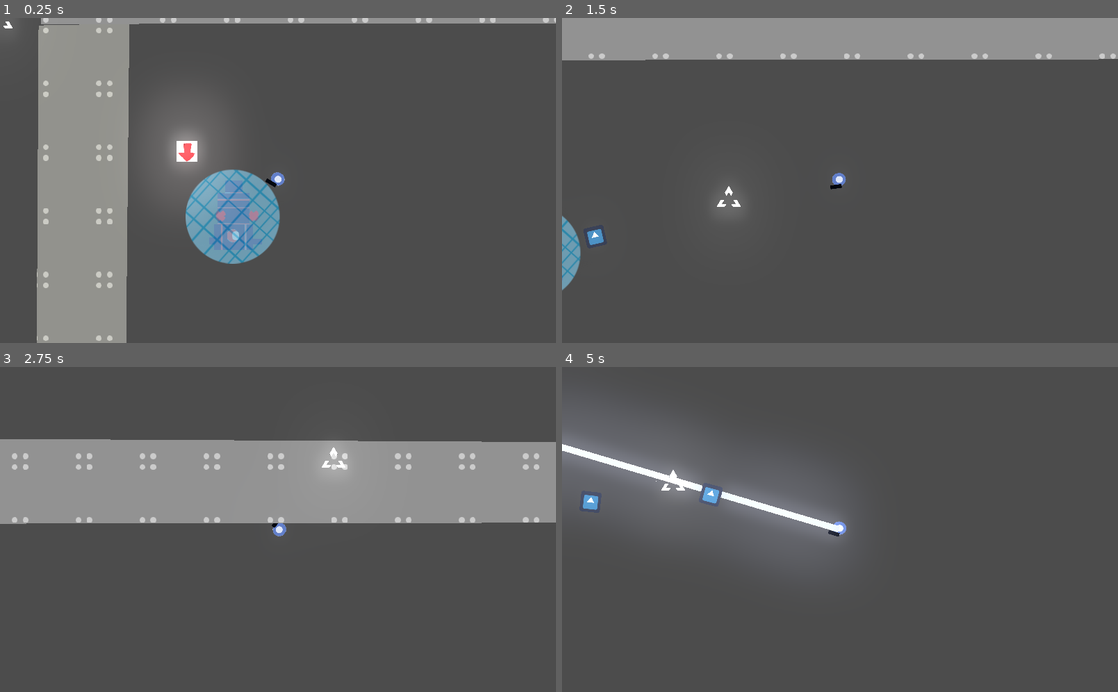
Above: before the commit, frames 1-4 (two rows, left to right).
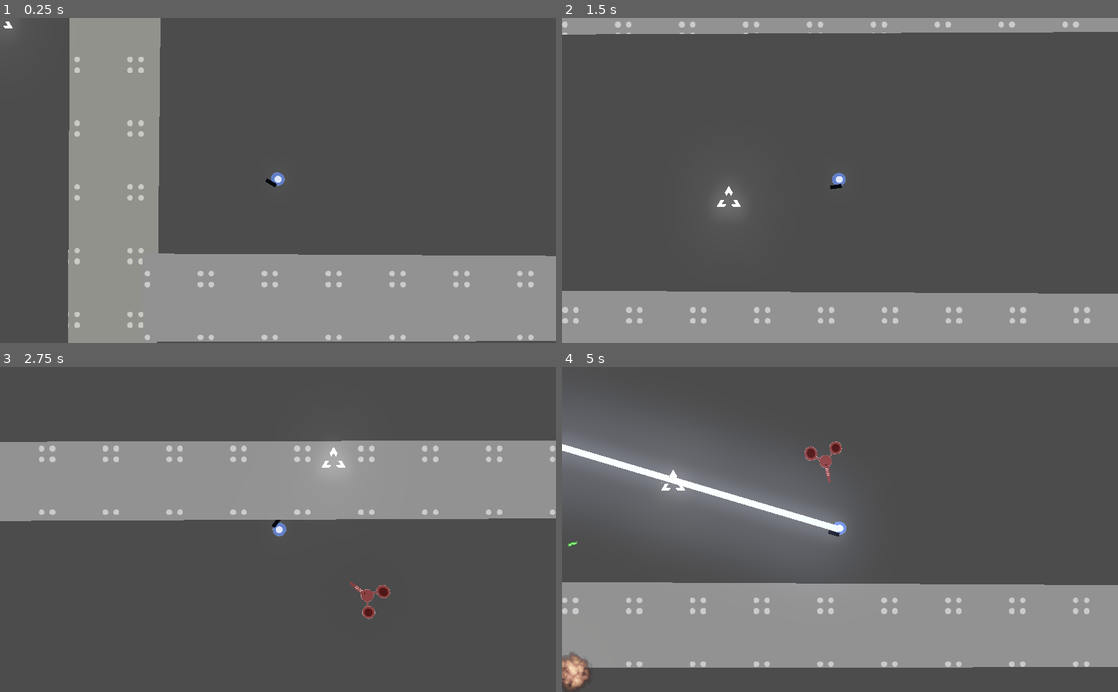
Above: after the commit, the same moments.

Repository: jnrdrgz/BadDrones
Game: Godot game, scene res://Game/Levels/Floor3.tscn
Two runs of this game, one before a commit and one after it. Both use one fixed random seed, a clock stepped at 60 frames per second and the inputs below. This scene is started directly instead of the project's main scene. The engine's default icon, where the game draws it, is replaced by a stand-in: a white triangle on a blue panel in a dark square.
Inputs (mouse positions are in pixels of both pictures, inside the frame that each line leads up to):
- Up to frame 1 (0.25 s): no input
- Up to frame 2 (1.5 s): tap Enter at 0.5, 0.8, 1.35 s; move the mouse to (962, 164) at 0.52 s; press the mouse at (962, 164) at 0.53 s; hold W (move_up) 0.53-1.28 s; move the mouse to (728, 196) at 1.27 s; release the mouse at (728, 196) at 1.28 s; hold S (move_down) from 1.28 s (still down)
- Up to frame 3 (2.75 s): click (166, 545) at 1.55 s; move the mouse to (333, 458) at 2.02 s; release S (move_down) at 2.03 s; press the mouse at (333, 458) at 2.03 s; hold W (move_up) from 2.03 s (still down); tap Enter at 2.3 s
- Up to frame 4 (5 s): move the mouse to (812, 594) at 2.77 s; release the mouse at (812, 594) at 2.78 s; tap 1 (weapon1) at 2.85 s; click (812, 594) at 3.05 s; move the mouse to (1006, 578) at 3.52 s; release W (move_up) at 3.53 s; hold 2 (weapon2) 3.53-4.28 s; hold S (move_down) from 3.53 s (still down); tap Enter at 3.8, 4.35 s; move the mouse to (673, 480) at 4.27 s; click (673, 480) at 4.55 s

The runs differ from the first frame. In frame 1, 37% of the frame differs, in the area x 6-100%, y 0-100%; in frame 2, 25%; in frame 3, 3.2%; in frame 4, 27%.

Commit message:
casi term

Diff:
--- a/Enemies/Engine/Projectile.gd
+++ b/Enemies/Engine/Projectile.gd
@@ -13,10 +13,11 @@
 	player = get_tree().current_scene.get_node("Player")
 
 func follow_player(delta):
-	var vec_to_player = player.global_position - global_position
-	vec_to_player = vec_to_player.normalized()
-	global_rotation = atan2(vec_to_player.y, vec_to_player.x)
-	var collision = move_and_collide(vec_to_player * MOVE_SPEED * delta)
+	if player:
+		var vec_to_player = player.global_position - global_position
+		vec_to_player = vec_to_player.normalized()
+		global_rotation = atan2(vec_to_player.y, vec_to_player.x)
+		var collision = move_and_collide(vec_to_player * MOVE_SPEED * delta)
 
-	if collision :
-		queue_free()
+		if collision :
+			queue_free()
--- a/Game/BaseEnemy.gd
+++ b/Game/BaseEnemy.gd
@@ -8,6 +8,9 @@
 
 export var health = 3
 var can_move = true
+
+
+
 
 #Shield variables
 var shield_activated = false
--- a/Game/BaseLevel.gd
+++ b/Game/BaseLevel.gd
@@ -38,9 +38,14 @@
 	pass
 
 func _process(delta):
-	if not $Player and not engine_instance.killed:
-		game_ended = true
-		$CanvasLayer/Dead.visible = true
+	if not $Player:
+		if engine_instance:
+			if not engine_instance.killed:
+				game_ended = true
+				$CanvasLayer/Dead.visible = true
+		else:
+			game_ended = true
+			$CanvasLayer/Dead.visible = true
 	if engine_instance:
 		if engine_instance.killed:
 			game_ended = true
--- a/Game/BaseLevel.tscn
+++ b/Game/BaseLevel.tscn
@@ -4,7 +4,7 @@
 [ext_resource path="res://Game/Player.tscn" type="PackedScene" id=2]
 [ext_resource path="res://Game/Aim.tscn" type="PackedScene" id=3]
 [ext_resource path="res://Assets/dead.png" type="Texture" id=4]
-[ext_resource path="res://Assets/win.png" type="Texture" id=5]
+[ext_resource path="res://Assets/portadafinal-m.png" type="Texture" id=5]
 
 [node name="BaseLevel" type="Node2D"]
 script = ExtResource( 1 )
@@ -31,10 +31,12 @@
 
 [node name="Dead" type="Sprite" parent="CanvasLayer"]
 visible = false
-position = Vector2( 320.071, 280.516 )
+position = Vector2( 515.379, 288.373 )
+scale = Vector2( 2.779, 2.9361 )
 texture = ExtResource( 4 )
 
 [node name="Win" type="Sprite" parent="CanvasLayer"]
 visible = false
-position = Vector2( 320.071, 280.516 )
+position = Vector2( 512.351, 297.068 )
+scale = Vector2( 0.293029, 0.239724 )
 texture = ExtResource( 5 )
--- a/Game/Enemy2.gd
+++ b/Game/Enemy2.gd
@@ -1,6 +1,9 @@
 extends "res://Game/BaseEnemy.gd"
 
 onready var projectile_enemy_scene = preload("res://Game/Enemy3.tscn")
+
+var enemies_spawned = 0
+var MAX_ENEMIES = 33
 
 func _ready():
 	._ready()
@@ -18,4 +21,5 @@
 
 func _on_EnemyCreationTimer_timeout():
 	print("enemy created")
-	spawn_enemy()
+	if enemies_spawned < MAX_ENEMIES:
+		spawn_enemy()
--- /dev/null
+++ b/Game/LaserCollectable.gd
@@ -0,0 +1,30 @@
+extends Area2D
+
+var rng = RandomNumberGenerator.new()
+
+enum {GUN,LASER,LIFE}
+
+var type_col = GUN
+
+func _ready():
+	rng.randomize()
+	var n = rng.randi_range(0,3)
+	if n == 0:
+		$GunCol.visible = true
+	elif n == 1:
+		$LifeCol.visible = true
+		type_col = LIFE
+	else:
+		$LasCol.visible = true
+		type_col = LASER
+
+func _on_GeneralCollectable_body_entered(body):
+	if body.is_in_group("player"):
+		if type_col == GUN:
+			body.ammo += 100
+		if type_col == LASER:
+			body.get_node("Laser").ammo += 500
+		else:
+			body.life += 100
+
+		queue_free()
--- /dev/null
+++ b/Game/LaserCollectable.tscn
@@ -0,0 +1,32 @@
+[gd_scene load_steps=6 format=2]
+
+[ext_resource path="res://Assets/guncolect.png" type="Texture" id=1]
+[ext_resource path="res://Assets/lasercolect.png" type="Texture" id=2]
+[ext_resource path="res://Game/LaserCollectable.gd" type="Script" id=3]
+[ext_resource path="res://Assets/lifecol.png" type="Texture" id=4]
+
+[sub_resource type="RectangleShape2D" id=1]
+extents = Vector2( 25.1508, 24.8383 )
+
+[node name="GeneralCollectable" type="Area2D"]
+script = ExtResource( 3 )
+
+[node name="GunCol" type="Sprite" parent="."]
+visible = false
+scale = Vector2( 0.5, 0.5 )
+texture = ExtResource( 1 )
+
+[node name="LasCol" type="Sprite" parent="."]
+visible = false
+scale = Vector2( 0.5, 0.5 )
+texture = ExtResource( 2 )
+
+[node name="CollisionShape2D" type="CollisionShape2D" parent="."]
+shape = SubResource( 1 )
+
+[node name="LifeCol" type="Sprite" parent="."]
+visible = false
+position = Vector2( 0.749519, 1.6837 )
+scale = Vector2( 0.433796, 0.431286 )
+texture = ExtResource( 4 )
+[connection signal="body_entered" from="." to="." method="_on_GeneralCollectable_body_entered"]
--- a/Game/Levels/Floor1.tscn
+++ b/Game/Levels/Floor1.tscn
@@ -28,7 +28,6 @@
 up_floor = "res://Game/Levels/Floor3.tscn"
 
 [node name="Floor" type="Polygon2D" parent="." index="0"]
-visible = false
 position = Vector2( 58.2598, 6.72717 )
 scale = Vector2( 1.51394, 1 )
 texture = ExtResource( 3 )
--- a/Game/Levels/Floor3.gd
+++ b/Game/Levels/Floor3.gd
@@ -1,6 +1,6 @@
 extends "res://Game/BaseLevel.gd"
 
 func _ready():
-	engine_posible_positions.push_back(Vector2(300,300))
+	engine_posible_positions.push_back($PosibleEngineSpots/Spot1.global_position)
 	has_the_engine = true
 	._ready()
--- a/Game/Levels/Floor3.tscn
+++ b/Game/Levels/Floor3.tscn
@@ -1,10 +1,12 @@
-[gd_scene load_steps=6 format=2]
+[gd_scene load_steps=8 format=2]
 
 [ext_resource path="res://Game/BaseLevel.tscn" type="PackedScene" id=1]
 [ext_resource path="res://Assets/bloque.png" type="Texture" id=2]
 [ext_resource path="res://Game/FloorScene.tscn" type="PackedScene" id=3]
 [ext_resource path="res://Game/Levels/Floor3.gd" type="Script" id=4]
 [ext_resource path="res://Game/Stair.tscn" type="PackedScene" id=5]
+[ext_resource path="res://Game/Enemy2.tscn" type="PackedScene" id=6]
+[ext_resource path="res://Game/Argos.tscn" type="PackedScene" id=7]
 
 [node name="Floor3" instance=ExtResource( 1 )]
 script = ExtResource( 4 )
@@ -12,12 +14,116 @@
 [node name="Floor" parent="." index="0" instance=ExtResource( 3 )]
 
 [node name="DownStair" parent="." index="1" instance=ExtResource( 5 )]
-position = Vector2( 228.418, 198.214 )
+position = Vector2( 184.392, 1161.33 )
 floor_to_go = "res://Game/Levels/Floor2.tscn"
 
 [node name="Camera2D" parent="Player" index="6"]
 position = Vector2( -1.84726, 0.146667 )
 
+[node name="Enemy2" parent="Enemies" index="0" instance=ExtResource( 6 )]
+position = Vector2( 295.811, 894.539 )
+scale = Vector2( 4, 4 )
+
+[node name="Enemy3" parent="Enemies" index="1" instance=ExtResource( 6 )]
+position = Vector2( 4536.49, 1165.37 )
+scale = Vector2( 4, 4 )
+
+[node name="Enemy4" parent="Enemies" index="2" instance=ExtResource( 6 )]
+position = Vector2( 302.938, 1600.13 )
+scale = Vector2( 4, 4 )
+
+[node name="Argos" parent="Enemies" index="3" instance=ExtResource( 7 )]
+position = Vector2( 1576.41, 1045.86 )
+rotation = 1.48702
+
+[node name="Argos8" parent="Enemies" index="4" instance=ExtResource( 7 )]
+position = Vector2( 2179.76, 341.066 )
+rotation = 3.64948
+
+[node name="Argos9" parent="Enemies" index="5" instance=ExtResource( 7 )]
+position = Vector2( 3423.83, 629.392 )
+rotation = 1.48702
+
+[node name="Argos10" parent="Enemies" index="6" instance=ExtResource( 7 )]
+position = Vector2( 3391.8, 111.474 )
+rotation = 1.48702
+
+[node name="Argos11" parent="Enemies" index="7" instance=ExtResource( 7 )]
+position = Vector2( 4011.16, 490.568 )
+rotation = 3.17824
+
+[node name="Argos12" parent="Enemies" index="8" instance=ExtResource( 7 )]
+position = Vector2( 2174.42, 106.134 )
+rotation = 2.43299
+
+[node name="Argos13" parent="Enemies" index="9" instance=ExtResource( 7 )]
+position = Vector2( 2334.6, 228.94 )
+rotation = 2.97404
+
+[node name="Argos15" parent="Enemies" index="10" instance=ExtResource( 7 )]
+position = Vector2( 1484.75, 1841.27 )
+rotation = 5.37038
+
+[node name="Argos16" parent="Enemies" index="11" instance=ExtResource( 7 )]
+position = Vector2( 1479.42, 1606.33 )
+rotation = 5.37038
+
+[node name="Argos17" parent="Enemies" index="12" instance=ExtResource( 7 )]
+position = Vector2( 1639.6, 1729.14 )
+rotation = 5.37038
+
+[node name="Argos18" parent="Enemies" index="13" instance=ExtResource( 7 )]
+position = Vector2( 2281.47, 1773.46 )
+rotation = 3.64948
+
+[node name="Argos19" parent="Enemies" index="14" instance=ExtResource( 7 )]
+position = Vector2( 2504.98, 1784.32 )
+rotation = 5.07193
+
+[node name="Argos20" parent="Enemies" index="15" instance=ExtResource( 7 )]
+position = Vector2( 2614.3, 1856.28 )
+rotation = 2.97404
+
+[node name="Argos21" parent="Enemies" index="16" instance=ExtResource( 7 )]
+position = Vector2( 3400.26, 2010.78 )
+rotation = 5.01433
+
+[node name="Argos22" parent="Enemies" index="17" instance=ExtResource( 7 )]
+position = Vector2( 3394.92, 1775.85 )
+rotation = 5.01433
+
+[node name="Argos23" parent="Enemies" index="18" instance=ExtResource( 7 )]
+position = Vector2( 3555.11, 1898.65 )
+rotation = 5.01433
+
+[node name="Argos14" parent="Enemies" index="19" instance=ExtResource( 7 )]
+position = Vector2( 1720.58, 111.474 )
+rotation = 1.48702
+
+[node name="Argos2" parent="Enemies" index="20" instance=ExtResource( 7 )]
+position = Vector2( 1813.73, 1139.09 )
+rotation = 4.45932
+
+[node name="Argos3" parent="Enemies" index="21" instance=ExtResource( 7 )]
+position = Vector2( 2068.01, 1028.91 )
+rotation = 1.48702
+
+[node name="Argos4" parent="Enemies" index="22" instance=ExtResource( 7 )]
+position = Vector2( 2373.13, 1139.09 )
+rotation = -1.35088
+
+[node name="Argos5" parent="Enemies" index="23" instance=ExtResource( 7 )]
+position = Vector2( 2593.5, 1028.91 )
+rotation = 1.48702
+
+[node name="Argos6" parent="Enemies" index="24" instance=ExtResource( 7 )]
+position = Vector2( 2932.53, 1147.57 )
+rotation = -1.62141
+
+[node name="Argos7" parent="Enemies" index="25" instance=ExtResource( 7 )]
+position = Vector2( 3161.37, 1045.86 )
+rotation = 1.21649
+
 [node name="MainWall" type="StaticBody2D" parent="Walls" index="0" groups=[
 "walls",
 ]]
@@ -25,22 +131,206 @@
 [node name="Wall" type="Polygon2D" parent="Walls/MainWall" index="0"]
 color = Color( 1, 1, 0.964706, 1 )
 texture = ExtResource( 2 )
-polygon = PoolVector2Array( -3.81559, 0.474777, -14.9959, 1926.36, 1809, 2302.36, 4593, 1870.36, 4347.2, 5.46725, 3662.22, -32.5874, 3700.28, 890.237, 3738.33, 1565.71, 1825, 1670.36, 121.004, 1726.36, 138.285, -2.32831 )
+polygon = PoolVector2Array( -3.81559, 0.474777, -14.9959, 1926.36, 1809, 2302.36, 6604.29, 2530.89, 4347.2, 5.46725, 3662.22, -32.5874, 4575.33, 800.936, 5621.84, 2253.24, 2076.51, 2071.7, 121.004, 1726.36, 138.285, -2.32831 )
 __meta__ = {
 "_editor_description_": ""
 }
 
 [node name="CollisionPolygon2D" type="CollisionPolygon2D" parent="Walls/MainWall" index="1"]
-polygon = PoolVector2Array( -3.81559, 0.474777, -14.9959, 1926.36, 1809, 2302.36, 4593, 1870.36, 4347.2, 5.46725, 3662.22, -32.5874, 3700.28, 890.237, 3738.33, 1565.71, 1825, 1670.36, 121.004, 1726.36, 138.285, -2.32831 )
+polygon = PoolVector2Array( -3.81559, 0.474777, -14.9959, 1926.36, 1809, 2302.36, 6604.29, 2530.89, 4347.2, 5.46725, 3662.22, -32.5874, 4575.33, 800.936, 5621.84, 2253.24, 2076.51, 2071.7, 121.004, 1726.36, 138.285, -2.32831 )
 
 [node name="UpWall" type="StaticBody2D" parent="Walls" index="1" groups=[
 "walls",
 ]]
 
 [node name="Polygon2D" type="Polygon2D" parent="Walls/UpWall" index="0"]
-texture = ExtResource( 2 )
-polygon = PoolVector2Array( 0.438637, -1.63244, -0.295227, -140.024, 3382.31, -120.996, 3391.82, -6.83258 )
+position = Vector2( -7.13525, -11.8921 )
+texture = ExtResource( 2 )
+polygon = PoolVector2Array( 5.32494, 8.39664, 4297.26, -11.1816, 3382.86, -125.453, 3117.43, -124.825, 0.90097, -117.453 )
+__meta__ = {
+"_editor_description_": ""
+}
 
 [node name="CollisionPolygon2D" type="CollisionPolygon2D" parent="Walls/UpWall" index="1"]
 position = Vector2( -7.13525, -11.8921 )
 polygon = PoolVector2Array( 5.32494, 8.39664, 4297.26, -11.1816, 3382.86, -125.453, 3117.43, -124.825, 0.90097, -117.453 )
+
+[node name="UpWall2" type="StaticBody2D" parent="Walls" index="2" groups=[
+"walls",
+]]
+position = Vector2( 110.184, 536.162 )
+__meta__ = {
+"_edit_group_": true
+}
+
+[node name="Polygon2D" type="Polygon2D" parent="Walls/UpWall2" index="0"]
+texture = ExtResource( 2 )
+polygon = PoolVector2Array( 0.438637, -1.63244, -0.295227, -140.024, 3382.31, -120.996, 3391.82, -6.83258 )
+
+[node name="CollisionPolygon2D2" type="CollisionPolygon2D" parent="Walls/UpWall2" index="1"]
+polygon = PoolVector2Array( 0.438637, -1.63244, -0.295227, -140.024, 3382.31, -120.996, 3391.82, -6.83258 )
+__meta__ = {
+"_editor_description_": ""
+}
+
+[node name="UpWall3" type="StaticBody2D" parent="Walls" index="3" groups=[
+"walls",
+]]
+position = Vector2( 74.5485, 1355.79 )
+__meta__ = {
+"_edit_group_": true
+}
+
+[node name="Polygon2D" type="Polygon2D" parent="Walls/UpWall3" index="0"]
+texture = ExtResource( 2 )
+polygon = PoolVector2Array( 0.438637, -1.63244, -0.295227, -140.024, 3382.31, -120.996, 3391.82, -6.83258 )
+
+[node name="CollisionPolygon2D2" type="CollisionPolygon2D" parent="Walls/UpWall3" index="1"]
+polygon = PoolVector2Array( 0.438637, -1.63244, -0.295227, -140.024, 3382.31, -120.996, 3391.82, -6.83258 )
+__meta__ = {
+"_editor_description_": ""
+}
+
+[node name="UpWall4" type="StaticBody2D" parent="Walls" index="4" groups=[
+"walls",
+]]
+position = Vector2( 1304.79, 969.903 )
+__meta__ = {
+"_edit_group_": true
+}
+
+[node name="Polygon2D" type="Polygon2D" parent="Walls/UpWall4" index="0"]
+texture = ExtResource( 2 )
+polygon = PoolVector2Array( 0.438637, -1.63244, -0.295227, -140.024, 3382.31, -120.996, 3391.82, -6.83258 )
+
+[node name="CollisionPolygon2D2" type="CollisionPolygon2D" parent="Walls/UpWall4" index="1"]
+polygon = PoolVector2Array( 0.438637, -1.63244, -0.295227, -140.024, 3382.31, -120.996, 3391.82, -6.83258 )
+__meta__ = {
+"_editor_description_": ""
+}
+
+[node name="UpWall5" type="StaticBody2D" parent="Walls" index="5" groups=[
+"walls",
+]]
+position = Vector2( 3785.72, 1554.12 )
+rotation = 1.5708
+scale = Vector2( 0.25, 1 )
+__meta__ = {
+"_edit_group_": true
+}
+
+[node name="Polygon2D" type="Polygon2D" parent="Walls/UpWall5" index="0"]
+texture = ExtResource( 2 )
+polygon = PoolVector2Array( 0.438637, -1.63244, -0.295227, -140.024, 3382.31, -120.996, 3391.82, -6.83258 )
+
+[node name="CollisionPolygon2D2" type="CollisionPolygon2D" parent="Walls/UpWall5" index="1"]
+polygon = PoolVector2Array( 0.438637, -1.63244, -0.295227, -140.024, 3382.31, -120.996, 3391.82, -6.83258 )
+__meta__ = {
+"_editor_description_": ""
+}
+
+[node name="UpWall6" type="StaticBody2D" parent="Walls" index="6" groups=[
+"walls",
+]]
+position = Vector2( 4148.8, 860.001 )
+rotation = 1.5708
+scale = Vector2( 0.25, 1 )
+__meta__ = {
+"_edit_group_": true
+}
+
+[node name="Polygon2D" type="Polygon2D" parent="Walls/UpWall6" index="0"]
+texture = ExtResource( 2 )
+polygon = PoolVector2Array( 0.438637, -1.63244, -0.295227, -140.024, 3382.31, -120.996, 3391.82, -6.83258 )
+
+[node name="CollisionPolygon2D2" type="CollisionPolygon2D" parent="Walls/UpWall6" index="1"]
+polygon = PoolVector2Array( 0.438637, -1.63244, -0.295227, -140.024, 3382.31, -120.996, 3391.82, -6.83258 )
+__meta__ = {
+"_editor_description_": ""
+}
+
+[node name="UpWall7" type="StaticBody2D" parent="Walls" index="7" groups=[
+"walls",
+]]
+position = Vector2( 4575.95, 1586.15 )
+rotation = 1.5708
+scale = Vector2( 0.25, 1 )
+__meta__ = {
+"_edit_group_": true
+}
+
+[node name="Polygon2D" type="Polygon2D" parent="Walls/UpWall7" index="0"]
+texture = ExtResource( 2 )
+polygon = PoolVector2Array( 0.438637, -1.63244, -0.295227, -140.024, 3382.31, -120.996, 3391.82, -6.83258 )
+
+[node name="CollisionPolygon2D2" type="CollisionPolygon2D" parent="Walls/UpWall7" index="1"]
+polygon = PoolVector2Array( 0.438637, -1.63244, -0.295227, -140.024, 3382.31, -120.996, 3391.82, -6.83258 )
+__meta__ = {
+"_editor_description_": ""
+}
+
+[node name="UpWall8" type="StaticBody2D" parent="Walls" index="8" groups=[
+"walls",
+]]
+position = Vector2( 2835.32, 1522.08 )
+rotation = 1.5708
+scale = Vector2( 0.25, 1 )
+__meta__ = {
+"_edit_group_": true
+}
+
+[node name="Polygon2D" type="Polygon2D" parent="Walls/UpWall8" index="0"]
+texture = ExtResource( 2 )
+polygon = PoolVector2Array( 0.438637, -1.63244, -0.295227, -140.024, 3382.31, -120.996, 3391.82, -6.83258 )
+
+[node name="CollisionPolygon2D2" type="CollisionPolygon2D" parent="Walls/UpWall8" index="1"]
+polygon = PoolVector2Array( 0.438637, -1.63244, -0.295227, -140.024, 3382.31, -120.996, 3391.82, -6.83258 )
+__meta__ = {
+"_editor_description_": ""
+}
+
+[node name="UpWall9" type="StaticBody2D" parent="Walls" index="9" groups=[
+"walls",
+]]
+position = Vector2( 1895.59, 1703.62 )
+rotation = 1.5708
+scale = Vector2( 0.25, 1 )
+__meta__ = {
+"_edit_group_": true
+}
+
+[node name="Polygon2D" type="Polygon2D" parent="Walls/UpWall9" index="0"]
+texture = ExtResource( 2 )
+polygon = PoolVector2Array( 0.438637, -1.63244, -0.295227, -140.024, 3382.31, -120.996, 3391.82, -6.83258 )
+
+[node name="CollisionPolygon2D2" type="CollisionPolygon2D" parent="Walls/UpWall9" index="1"]
+polygon = PoolVector2Array( 0.438637, -1.63244, -0.295227, -140.024, 3382.31, -120.996, 3391.82, -6.83258 )
+__meta__ = {
+"_editor_description_": ""
+}
+
+[node name="UpWall10" type="StaticBody2D" parent="Walls" index="10" groups=[
+"walls",
+]]
+position = Vector2( 817.039, 1468.69 )
+rotation = 1.5708
+scale = Vector2( 0.25, 1 )
+__meta__ = {
+"_edit_group_": true
+}
+
+[node name="Polygon2D" type="Polygon2D" parent="Walls/UpWall10" index="0"]
+texture = ExtResource( 2 )
+polygon = PoolVector2Array( 0.438637, -1.63244, -0.295227, -140.024, 3382.31, -120.996, 3391.82, -6.83258 )
+
+[node name="CollisionPolygon2D2" type="CollisionPolygon2D" parent="Walls/UpWall10" index="1"]
+polygon = PoolVector2Array( 0.438637, -1.63244, -0.295227, -140.024, 3382.31, -120.996, 3391.82, -6.83258 )
+__meta__ = {
+"_editor_description_": ""
+}
+
+[node name="Spot1" type="Node2D" parent="PosibleEngineSpots" index="0"]
+position = Vector2( 5183.45, 2082.03 )
+
+[node name="Spot2" type="Node2D" parent="PosibleEngineSpots" index="1"]
+position = Vector2( 713.265, 1742.24 )
--- a/Game/Levels/TestLevel.tscn
+++ b/Game/Levels/TestLevel.tscn
@@ -1,9 +1,10 @@
-[gd_scene load_steps=5 format=2]
+[gd_scene load_steps=6 format=2]
 
 [ext_resource path="res://Game/BaseLevel.tscn" type="PackedScene" id=1]
 [ext_resource path="res://Game/Argos.tscn" type="PackedScene" id=2]
 [ext_resource path="res://Game/Levels/TestLevel.gd" type="Script" id=3]
 [ext_resource path="res://Game/Enemy2.tscn" type="PackedScene" id=4]
+[ext_resource path="res://Game/LaserCollectable.tscn" type="PackedScene" id=5]
 
 [node name="TestLevel" instance=ExtResource( 1 )]
 script = ExtResource( 3 )
@@ -24,4 +25,19 @@
 [node name="Enemy2" parent="." index="5" instance=ExtResource( 4 )]
 position = Vector2( 517.534, 445.288 )
 scale = Vector2( 5, 5 )
+
+[node name="GeneralCollectable" parent="." index="8" instance=ExtResource( 5 )]
+position = Vector2( -96.8862, 324.91 )
+
+[node name="GeneralCollectable2" parent="." index="9" instance=ExtResource( 5 )]
+position = Vector2( -94.6413, 482.055 )
+
+[node name="GeneralCollectable3" parent="." index="10" instance=ExtResource( 5 )]
+position = Vector2( -99.1312, 172.255 )
+
+[node name="GeneralCollectable4" parent="." index="11" instance=ExtResource( 5 )]
+position = Vector2( 105.157, 199.194 )
+
+[node name="GeneralCollectable5" parent="." index="12" instance=ExtResource( 5 )]
+position = Vector2( 89.4426, 367.564 )
 [connection signal="timeout" from="Spawner" to="." method="_on_Spawner_timeout"]
--- a/Game/Player.gd
+++ b/Game/Player.gd
@@ -9,7 +9,8 @@
 
 var current_weapon = GUN
 
-var life = 100
+var life = 1000
+var ammo = 100
 
 signal dead
 
@@ -46,10 +47,11 @@
 	move_and_slide(direction, Vector2.UP)
 
 	if Input.is_action_just_pressed("shoot"):
-		if current_weapon == GUN:
+		if current_weapon == GUN && ammo > 0:
 			play_anim("Fire")
 			var collider = raycast.get_collider()
 			print("shoot")
+			ammo -= 1
 			if raycast.is_colliding():
 				if collider.has_method("receive_damage"):
 					collider.receive_damage(1)
--- a/Menu.tscn
+++ b/Menu.tscn
@@ -1,8 +1,9 @@
-[gd_scene load_steps=5 format=2]
+[gd_scene load_steps=6 format=2]
 
 [ext_resource path="res://Assets/logo.png" type="Texture" id=1]
 [ext_resource path="res://Buttons/OptionsButton.tscn" type="PackedScene" id=2]
 [ext_resource path="res://Buttons/NewGameButton.tscn" type="PackedScene" id=3]
+[ext_resource path="res://Assets/portada.png" type="Texture" id=4]
 [ext_resource path="res://TitleScreen.gd" type="Script" id=5]
 
 [node name="TitleScreen" type="Control"]
@@ -13,9 +14,14 @@
 "_edit_use_anchors_": false
 }
 
+[node name="portada" type="Sprite" parent="."]
+position = Vector2( 516.103, 298.754 )
+scale = Vector2( 0.29173, 0.236107 )
+texture = ExtResource( 4 )
+
 [node name="Menu" type="VBoxContainer" parent="."]
-margin_left = 120.0
-margin_top = 80.0
+margin_left = 96.0
+margin_top = 235.0
 margin_right = 1160.0
 margin_bottom = 640.0
 __meta__ = {
@@ -23,31 +29,33 @@
 }
 
 [node name="Logo" type="TextureRect" parent="Menu"]
+visible = false
 margin_right = 1040.0
 margin_bottom = 116.0
 texture = ExtResource( 1 )
 stretch_mode = 4
 
 [node name="CenterRow" type="HBoxContainer" parent="Menu"]
-margin_top = 120.0
-margin_right = 1040.0
-margin_bottom = 560.0
+margin_right = 1064.0
+margin_bottom = 405.0
 size_flags_vertical = 3
 
 [node name="Buttons" type="VBoxContainer" parent="Menu/CenterRow"]
-margin_right = 1040.0
-margin_bottom = 440.0
+margin_right = 1064.0
+margin_bottom = 405.0
 size_flags_horizontal = 3
 size_flags_vertical = 3
 custom_constants/separation = 25
 alignment = 1
 
 [node name="NewGameButton" parent="Menu/CenterRow/Buttons" instance=ExtResource( 3 )]
-margin_top = 147.0
-margin_bottom = 207.0
+margin_top = 130.0
+margin_right = 1064.0
+margin_bottom = 190.0
 scene_to_load = "res://Game/Levels/Floor1.tscn"
 
 [node name="OptionsButton" parent="Menu/CenterRow/Buttons" instance=ExtResource( 2 )]
-margin_top = 232.0
-margin_bottom = 292.0
+margin_top = 215.0
+margin_right = 1064.0
+margin_bottom = 275.0
 scene_to_load = "res://Options.tscn"
Binary file added: Assets/guncolect.png
Not shown, added: Assets/guncolect.png.import
Binary file added: Assets/lasercolect.png
Not shown, added: Assets/lasercolect.png.import
Binary file added: Assets/lifecol.png
Not shown, added: Assets/lifecol.png.import
Binary file added: Assets/portada.png
Not shown, added: Assets/portada.png.import
Binary file added: Assets/portadafinal-m.png
Not shown, added: Assets/portadafinal-m.png.import
